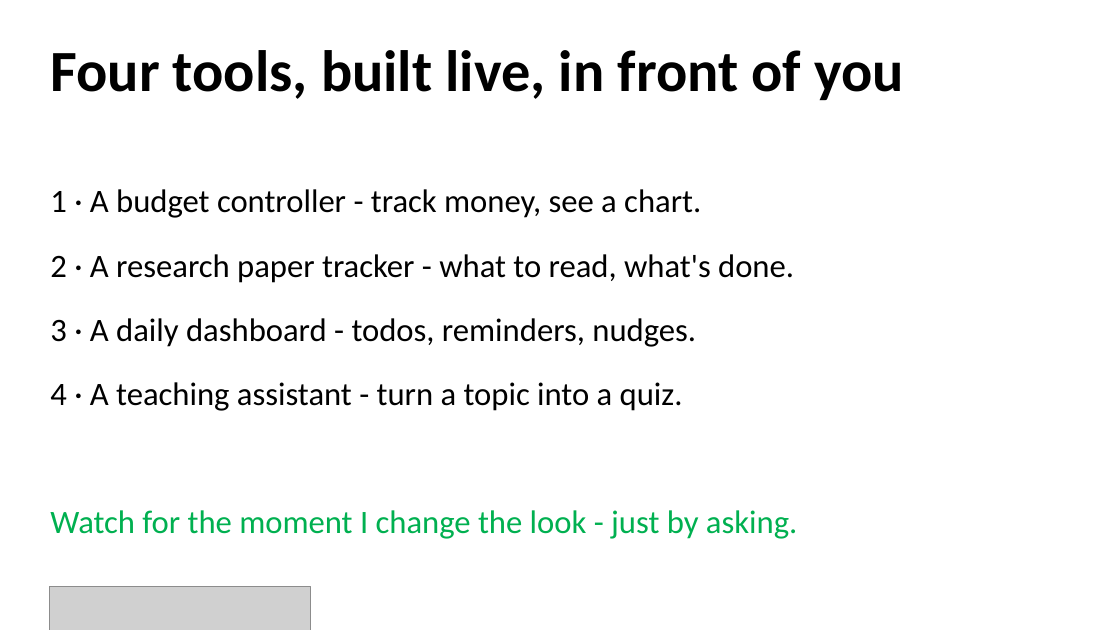
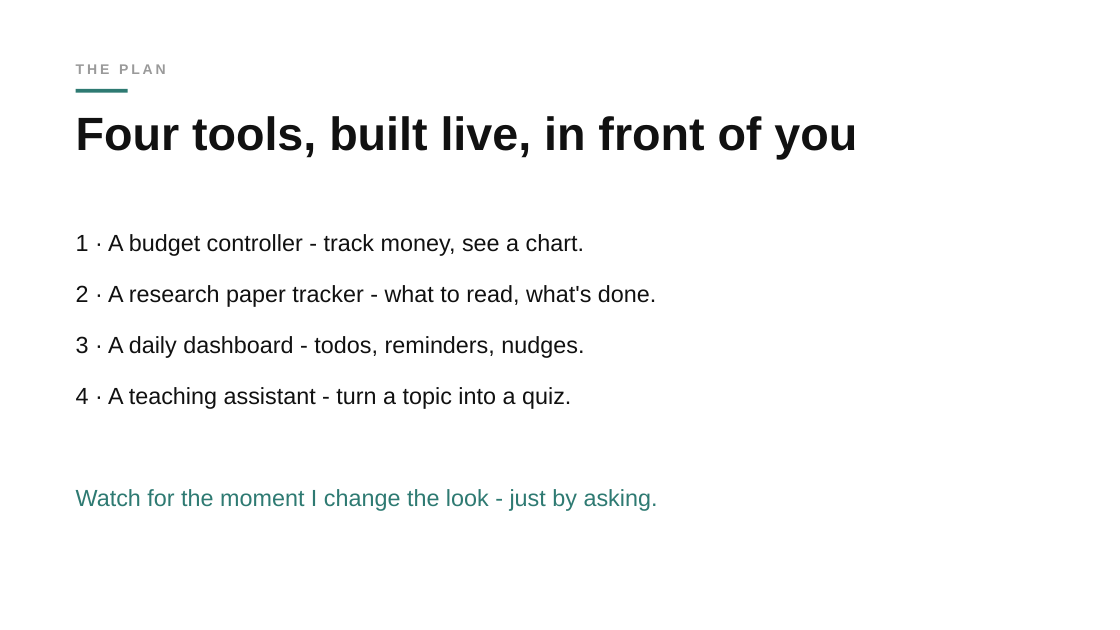
Before and after one commit to batuhan-gundogdu/uchicago-claude-code-workshop, a slide deck: slide 8 of deck/workshop.pptx. Drawn at 1120x630 pixels with LibreOffice and Linux fonts; fonts in the diff are those of the drawing; grey boxes stand for pictures. Boxes give left, top, right and bottom in pixels: in the first picture for what was removed or moved away, otherwise in the second. Text is boxed around its words. In the diff, an @@ line names an element or a change of style, - is before the commit and + after.

Commit message:
Restyle workshop deck to minimalist 'simple' look
Rewrite theme.js: white space, Avenir Next, small gray uppercase
micro-labels with a short teal rule, bold black titles, a faint
watermark word on the cover, and a single muted-teal accent (drops the
UChicago footer/phoenix and the blue/green/maroon semantic palette;
emphasis -> teal, punchlines -> black bold, labels -> gray). Add
kickers and a cover watermark in build.js.

```diff
--- a/deck/workshop.pptx
+++ b/deck/workshop.pptx
@@ text added at <box>76,64,166,74</box>, 12 pt, text #9A9A9A, bold @@
+THE PLAN
@@ rectangle added at <box>76,89,128,92</box>, fill #2E7A72 @@
@@ text "Four tools, built live, in ...": place and size @@
-text "Four tools, built live, in ..." at <box>50,50,905,101</box>
+text "Four tools, built live, in ..." at <box>76,116,857,159</box>
@@ text "Four tools, built live, in ..." at <box>76,116,857,159</box>: size 50 to 40 pt, font Calibri to Arial, text colour #000000 to #111111; line spacing 1 to 0.98 @@
@@ text "1 · A budget controller ...": place and size @@
-text "1 · A budget controller ..." at <box>50,189,797,539</box>
+text "1 · A budget controller ..." at <box>76,234,658,511</box>
@@ text "1 · A budget controller ..." at <box>76,234,658,511</box>: size 28 to 20 pt, font Calibri to Arial; text colour #000000 to #111111 in "1 · A budget controller - track ...", "2 · A research paper tracker - ...", "3 · A daily dashboard - todos, ...", "4 · A teaching assistant - turn ..."; text colour #00B050 to #2E7A72 in "Watch for the moment I change the ..."; line spacing 1.1 to 1.15; less space between paragraphs @@
@@ picture removed at <box>50,586,311,630</box> @@
```
Also in this commit, not shown: 16 other slides changed, 2 other files.
